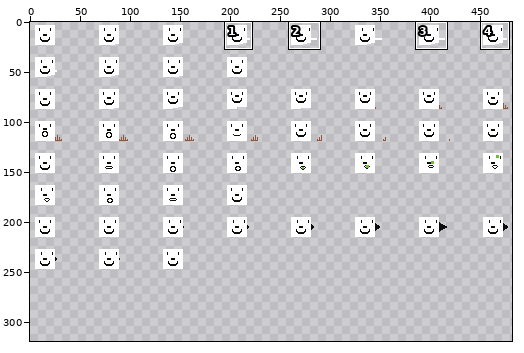
Sprite sheet: blockAtks.png. The picture above shows the old version from afar; the outline marks the close-up.
Close-up. As it was:
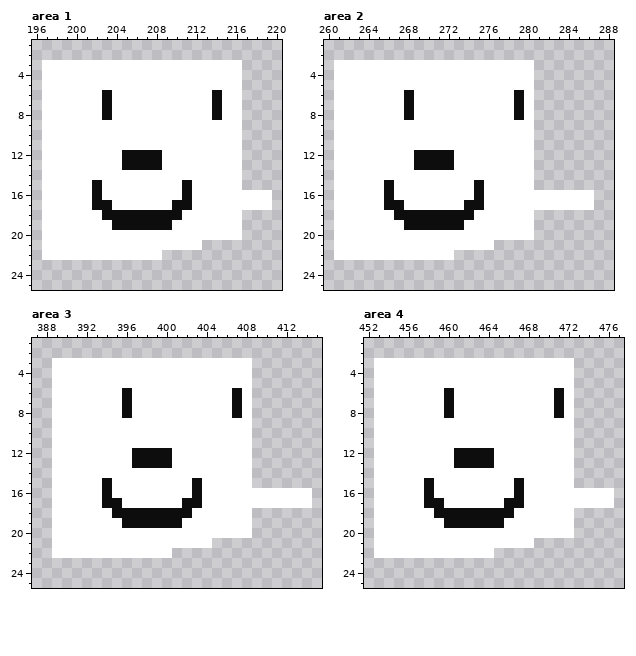
The file is 512x512 pixels. Shown: area 1: x 196..220, y 1..25; area 2: x 260..288, y 1..25; area 3: x 387..415, y 1..25; area 4: x 452..477, y 1..25. The wide view leaves out empty margins. The commit also changed other parts of the picture, which this record leaves out.
The result:
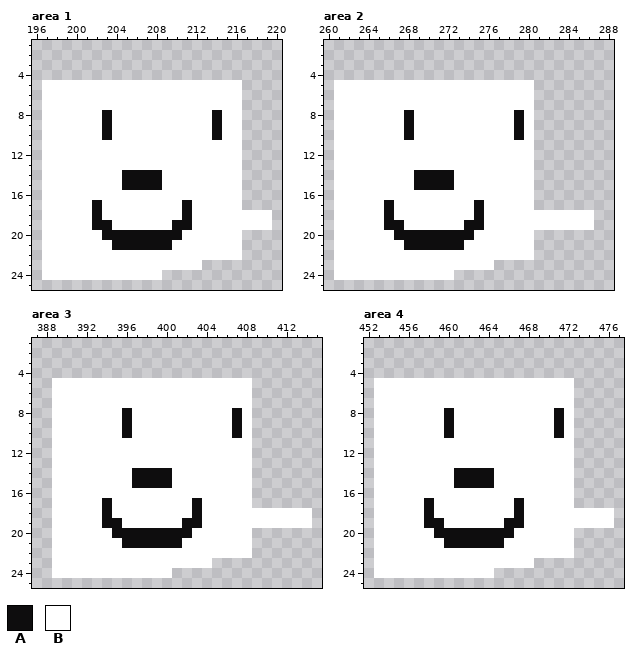
Palette (. is transparent): A #0e0d0e  B #ffffff
The exact change:
Changed rows in their new state; - is an unchanged pixel.
Area 1:
first column x 197:
 3 ....................---
 4 ....................---
 6 ------B----------B-----
 7 ------B----------B-----
 9 ------A----------A-----
10 ------A----------A-----
12 --------BBBB-----------
13 --------BBBB-----------
14 --------AAAA-----------
15 -----B--AAAA--B--------
16 -----B--------B-----...
17 ------B------B------...
18 -----ABBBBBBBBA-----BBB
19 -----AABBBBBBAA-----BBB
20 ------AAAAAAAA---------
21 -------AAAAAA---BBBB---
22 ------------BBBBBBBB---
23 BBBBBBBBBBBBBBBB-------
24 BBBBBBBBBBBB-----------
Area 2:
first column x 261:
 3 ....................------
 4 ....................------
 6 -------B----------B-------
 7 -------B----------B-------
 9 -------A----------A-------
10 -------A----------A-------
12 --------BBBB--------------
13 --------BBBB--------------
14 --------AAAA--------------
15 -----B--AAAA--B-----------
16 -----B--------B-----......
17 ------B------B------......
18 -----ABBBBBBBBA-----BBBBBB
19 -----AABBBBBBAA-----BBBBBB
20 ------AAAAAAAA------------
21 -------AAAAAA---BBBB------
22 ------------BBBBBBBB------
23 BBBBBBBBBBBBBBBB----------
24 BBBBBBBBBBBB--------------
Area 3:
first column x 389:
 3 ....................------
 4 ....................------
 6 -------B----------B-------
 7 -------B----------B-------
 9 -------A----------A-------
10 -------A----------A-------
12 --------BBBB--------------
13 --------BBBB--------------
14 --------AAAA--------------
15 -----B--AAAA--B-----------
16 -----B--------B-----......
17 ------B------B------......
18 -----ABBBBBBBBA-----BBBBBB
19 -----AABBBBBBAA-----BBBBBB
20 ------AAAAAAAA------------
21 -------AAAAAA---BBBB------
22 ------------BBBBBBBB------
23 BBBBBBBBBBBBBBBB----------
24 BBBBBBBBBBBB--------------
Area 4:
first column x 453:
 3 ....................----
 4 ....................----
 6 -------B----------B-----
 7 -------B----------B-----
 9 -------A----------A-----
10 -------A----------A-----
12 --------BBBB------------
13 --------BBBB------------
14 --------AAAA------------
15 -----B--AAAA--B---------
16 -----B--------B-----....
17 ------B------B------....
18 -----ABBBBBBBBA-----BBBB
19 -----AABBBBBBAA-----BBBB
20 ------AAAAAAAA----------
21 -------AAAAAA---BBBB----
22 ------------BBBBBBBB----
23 BBBBBBBBBBBBBBBB--------
24 BBBBBBBBBBBB------------
Where, in picture pixels (left, top, right, bottom), the same in both close-ups:
changed: (42, 60, 272, 280)
changed: (334, 60, 594, 280)
changed: (52, 358, 312, 578)
changed: (374, 358, 614, 578)
